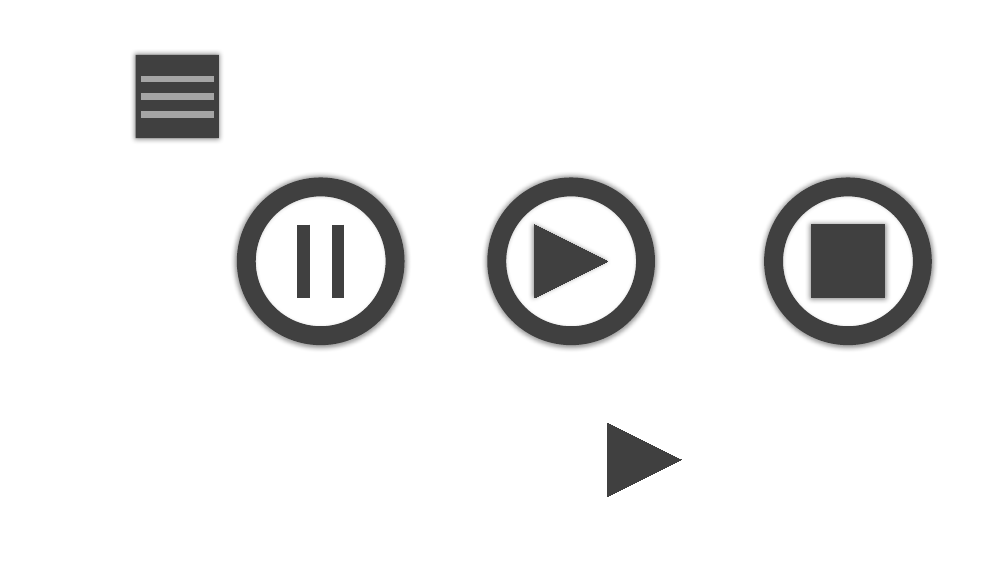
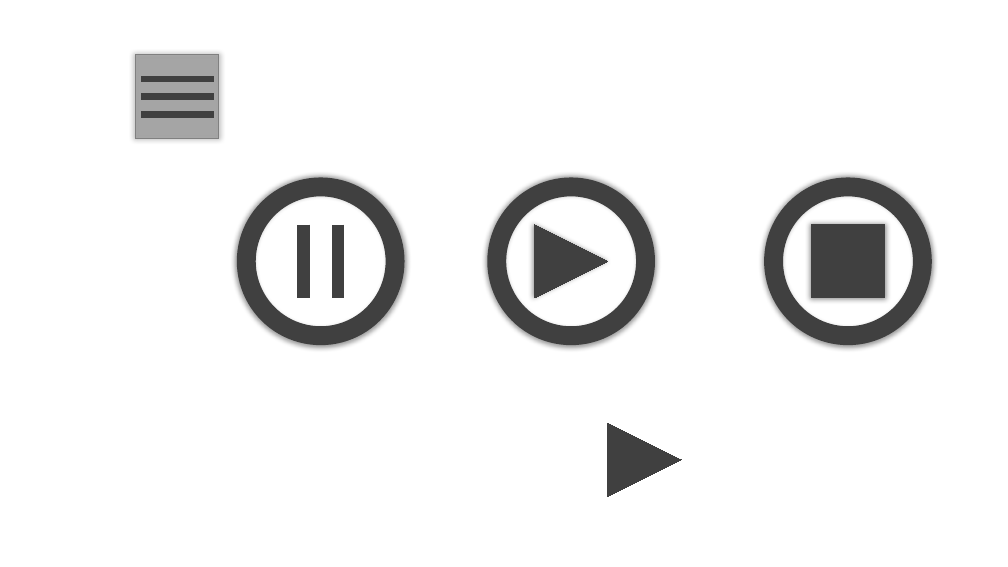
Before and after one commit to Braised-Lamb/pomodoro, a slide deck: slide 1 of pomodoro/imgs/icons.pptx. Drawn at 1008x567 pixels with LibreOffice and Linux fonts; fonts in the diff are those of the drawing. Boxes give left, top, right and bottom in pixels: in the first picture for what was removed or moved away, otherwise in the second. Text is boxed around its words. In the diff, an @@ line names an element or a change of style, - is before the commit and + after.

```diff
--- a/pomodoro/imgs/icons.pptx
+++ b/pomodoro/imgs/icons.pptx
@@ rectangle at (135, 55, 219, 138): fill #404040 to #808080 at 50% opacity; outline none to #808080 1 pt @@
@@ line (214, 79) - (141, 79): stroke #A5A5A5 6 pt to #404040 6 pt @@
@@ line (214, 97) - (141, 97): stroke #A5A5A5 6 pt to #404040 6 pt @@
@@ line (214, 115) - (141, 115): stroke #A5A5A5 6 pt to #404040 6 pt @@
```
